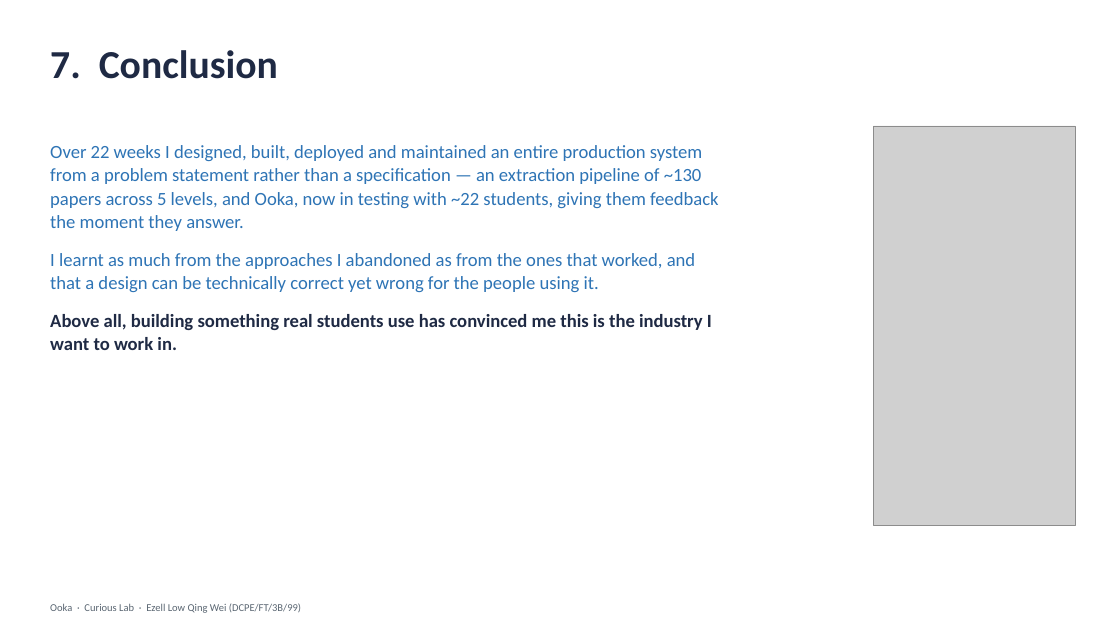
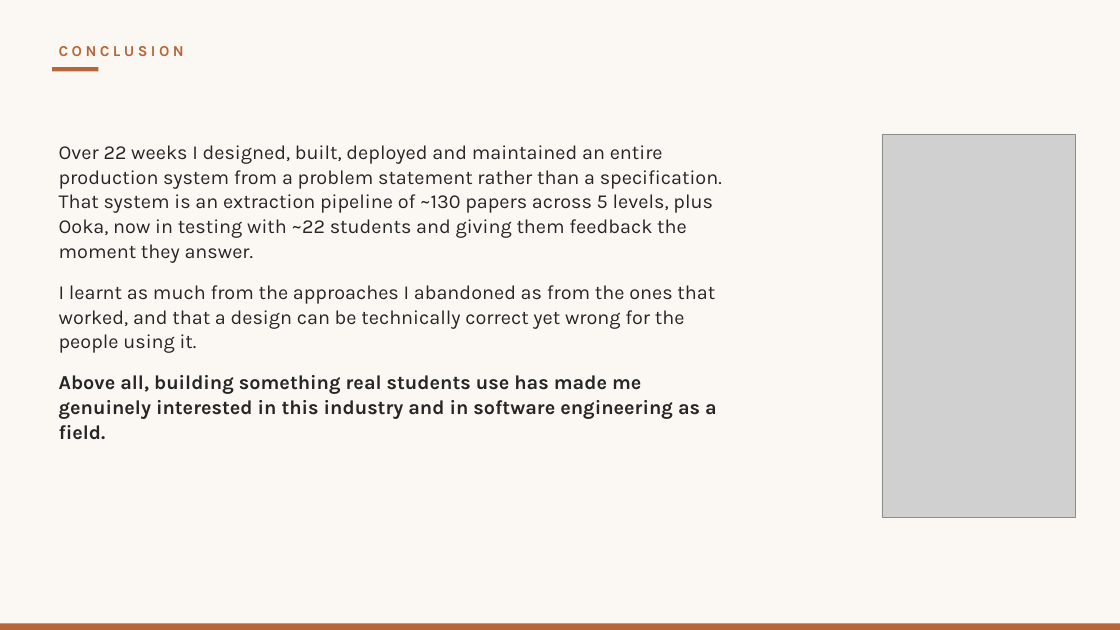
Before and after one commit to ezelllow/quiz-maker-backend, a slide deck: slide 22 of Ooka_Internship_Presentation.pptx (slide 14 before the commit). Drawn at 1120x630 pixels with LibreOffice and Linux fonts; fonts in the diff are those of the drawing; grey boxes stand for pictures. Boxes give left, top, right and bottom in pixels: in the first picture for what was removed or moved away, otherwise in the second. Text is boxed around its words. In the diff, an @@ line names an element or a change of style, - is before the commit and + after.

```diff
--- a/Ooka_Internship_Presentation.pptx
+++ b/Ooka_Internship_Presentation.pptx
@@ background #FFFFFF to #FBF8F4 @@
@@ text at (59, 46, 184, 56): text changed; size 34 to 13 pt; font Calibri to Karla; text colour #1F2A44 to #B5673A @@
-7. Conclusion
+CONCLUSION
@@ rectangle added at (52, 67, 98, 71), fill #B5673A @@
@@ text "Over 22 weeks I designed, ...": place and size @@
-text "Over 22 weeks I designed, ..." at (50, 145, 719, 350)
+text "Over 22 weeks I designed, ..." at (59, 145, 722, 440)
@@ text at (59, 145, 722, 263): text changed; size 16 to 17 pt; font Calibri to Karla; text colour #2E74B5 to #262626 @@
-Over 22 weeks I designed, built, deployed and maintained an entire production system from a problem statement rather than a specification — an extraction pipeline of ~130 papers across 5 levels, and Ooka, now in testing with ~22 students, giving them feedback the moment they answer.
+Over 22 weeks I designed, built, deployed and maintained an entire production system from a problem statement rather than a specification. That system is an extraction pipeline of ~130 papers across 5 levels, plus Ooka, now in testing with ~22 students and giving them feedback the moment they answer.
@@ picture: place and size @@
-picture at (874, 126, 1075, 525)
+picture at (882, 134, 1075, 518)
@@ text at (59, 285, 715, 353): size 16 to 17 pt, font Calibri to Karla, text colour #2E74B5 to #262626 in "I learnt as much from the approaches ..."; line spacing 1.05 to 1.04; more space between paragraphs @@
@@ text at (59, 375, 717, 440): text changed; size 16 to 17 pt; font Calibri to Karla; text colour #1F2A44 to #262626 @@
-Above all, building something real students use has convinced me this is the industry I want to work in.
+Above all, building something real students use has made me genuinely interested in this industry and in software engineering as a field.
@@ rectangle added at (0, 623, 1120, 630), fill #B5673A @@
@@ text removed at (50, 603, 301, 613) @@
-Ooka · Curious Lab · Ezell Low Qing Wei (DCPE/FT/3B/99)
```
Also in this commit, not shown: 4 other slides changed, 19 slides added, 10 slides removed, 24 other files.
